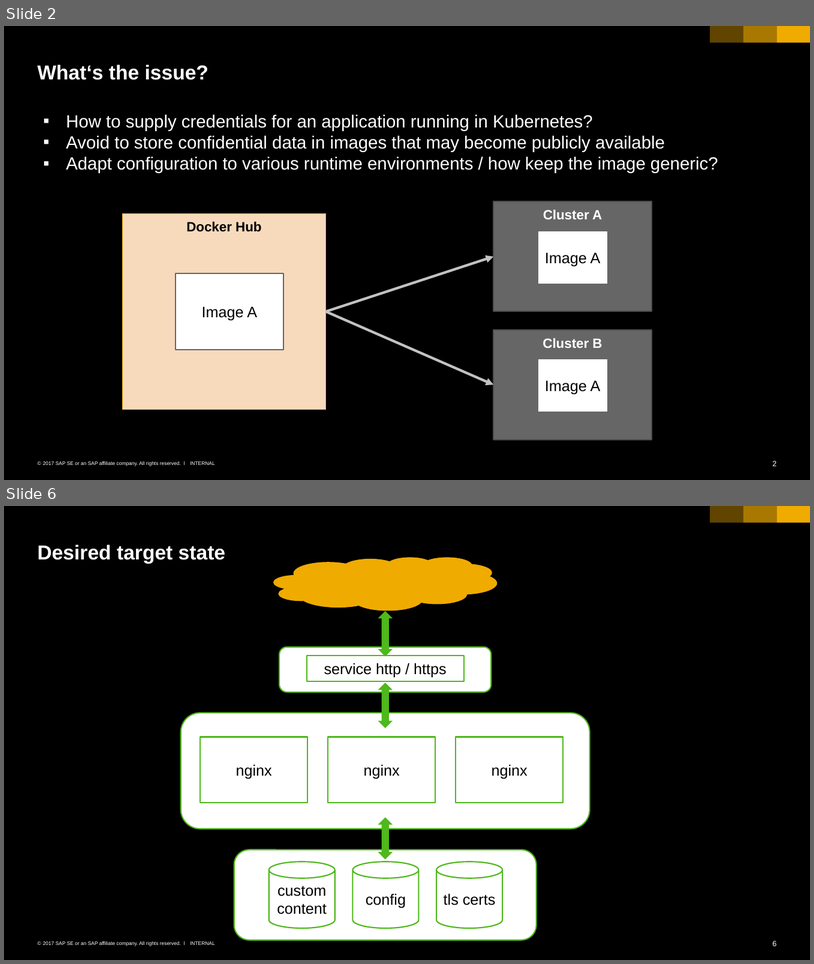
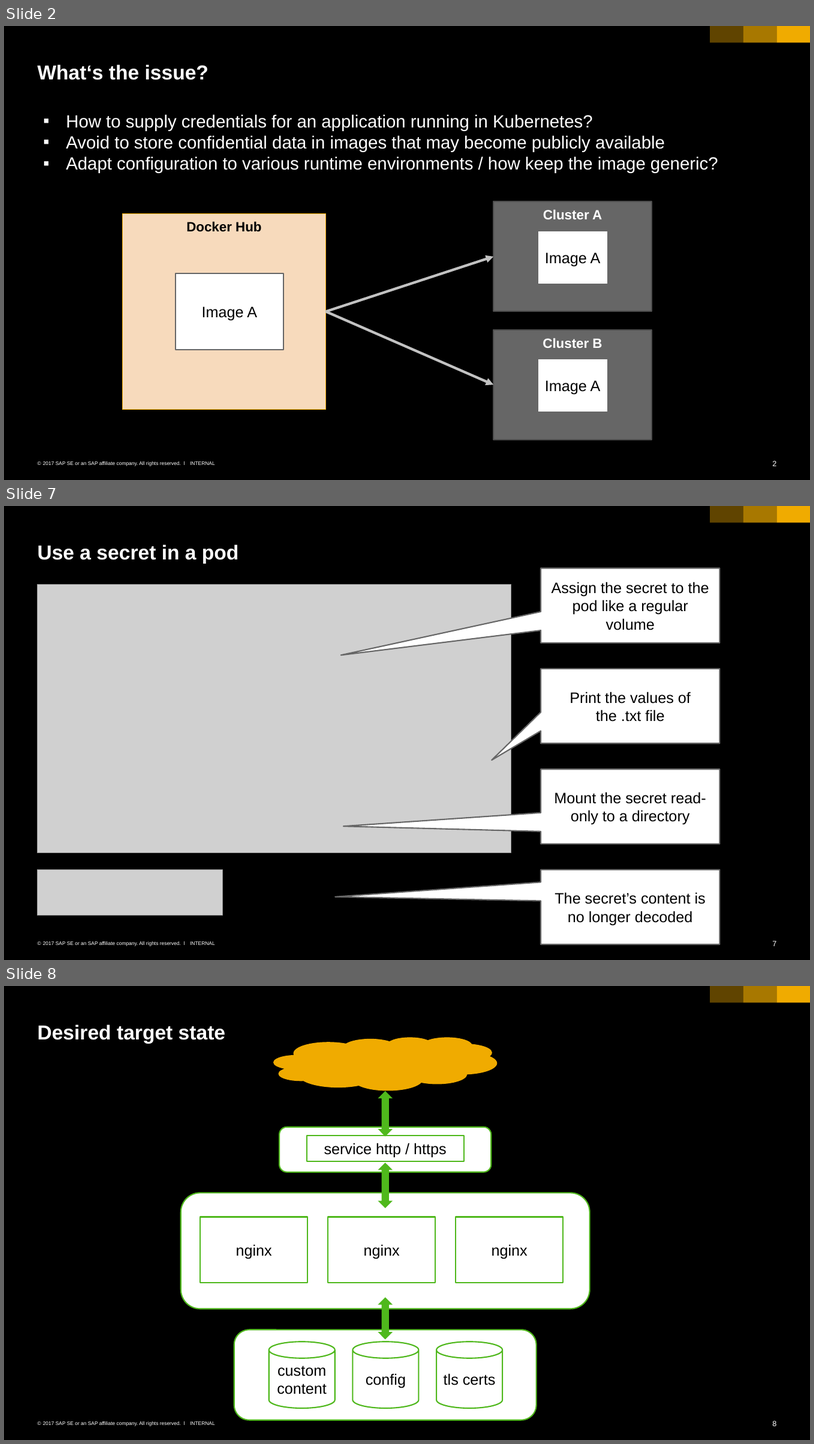
Before and after one commit to cuijiyao01/docker-k8s-training, a slide deck: kubernetes/06_configmap_secrets.pptx. Shown one above the other, each under a label of ours: slides 2 and 6 before the commit, slides 2, 7 and 8 after it; the slides between them are not shown. The pictures are 814x964 and 814x1444 pixels, drawn with LibreOffice and Linux fonts; fonts in the diff are those of the drawing; grey boxes stand for pictures. Boxes give left, top, right and bottom in pixels: in the first picture for what was removed or moved away, otherwise in the second. Text is boxed around its words. In the diff, an @@ line names an element or a change of style, - is before the commit and + after.

Commit message:
reworked configMap and secrets incl. more demos & examples

```diff
--- a/kubernetes/06_configmap_secrets.pptx
+++ b/kubernetes/06_configmap_secrets.pptx
@@ slide 7 added at <box>4,506,810,960</box>, background #000000; not listed: 6 template elements that a slide beside it also shows @@
@@ title added at <box>38,544,239,564</box>, 24 pt, text #FFFFFF, bold @@
+Use a secret in a pod
@@ speech box added at <box>541,568,720,643</box>, fill #FFFFFF, outline #666666 1.5 pt, 18 pt, text #000000 @@
+Assign the secret to the pod like a regular volume
@@ picture added at <box>37,584,511,852</box> @@
@@ speech box added at <box>541,669,720,743</box>, fill #FFFFFF, outline #666666 1.5 pt, 18 pt, text #000000 @@
+Print the values of the .txt file
@@ speech box added at <box>541,769,720,843</box>, fill #FFFFFF, outline #666666 1.5 pt, 18 pt, text #000000 @@
+Mount the secret read-only to a directory
@@ picture added at <box>37,870,222,915</box> @@
@@ speech box added at <box>541,870,720,943</box>, fill #FFFFFF, outline #666666 1.5 pt, 18 pt, text #000000 @@
+The secret’s content is no longer decoded
@@ what was slide 6 is now slide 8 @@
```
Also in this commit, not shown: 3 slides changed, 1 other slide added, 3 other files.
